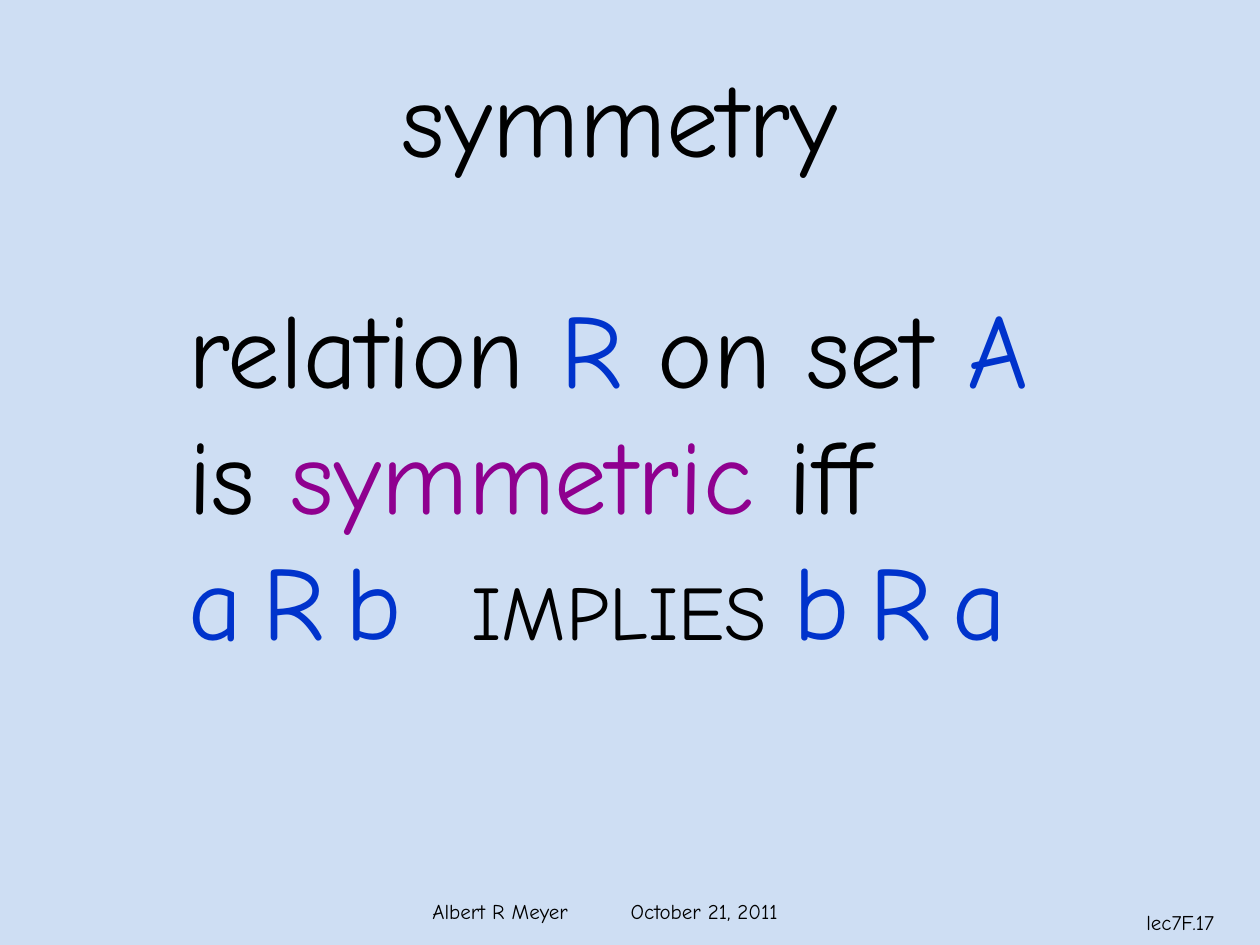
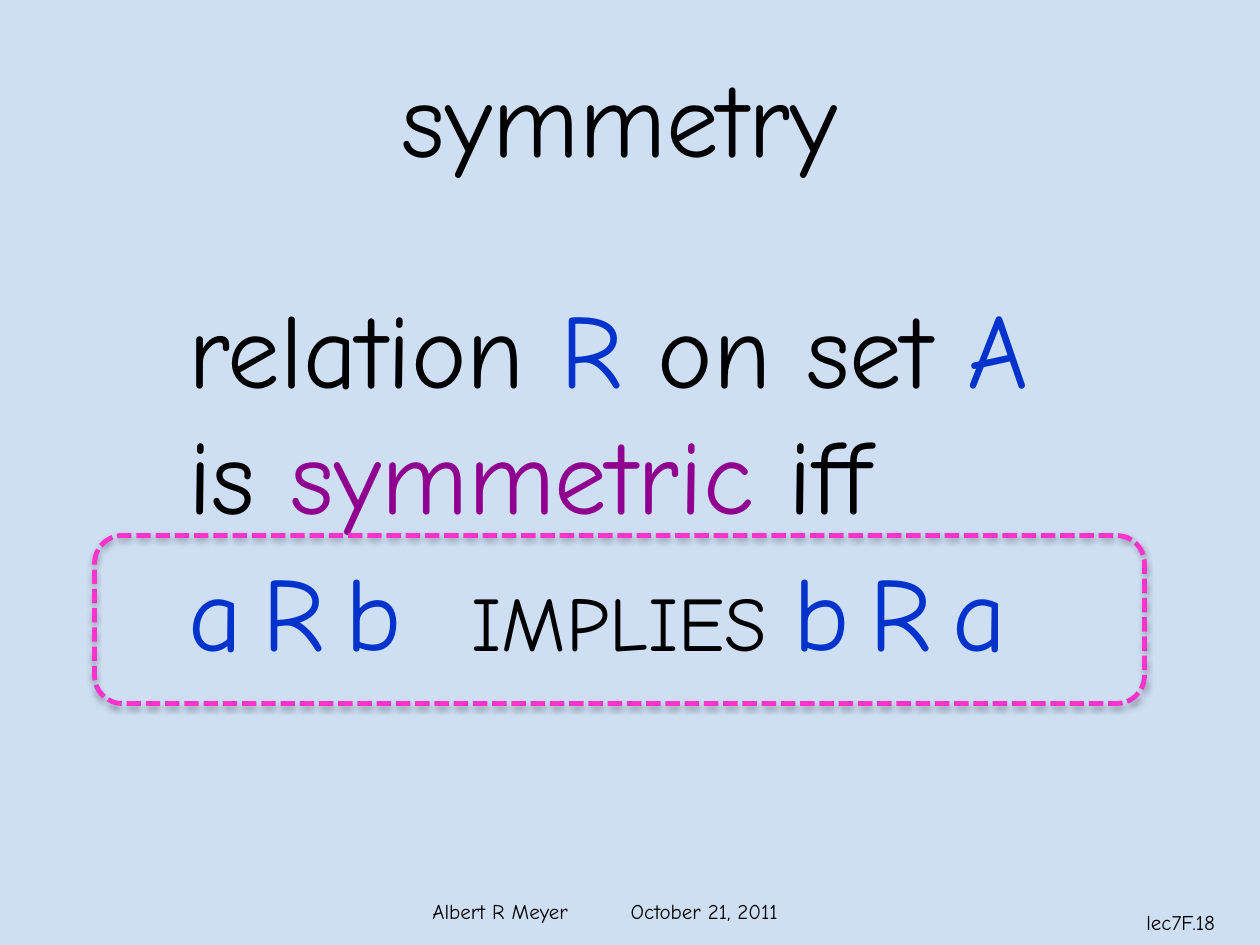
Before and after one commit to armeyer/mcs_web, a slide deck: slide 18 of fall11/slidesF11/slides7f.pptx (slide 17 before the commit). Drawn at 1260x945 pixels with LibreOffice and Linux fonts; fonts in the diff are those of the drawing; background and template pictures are left out. Boxes give left, top, right and bottom in pixels: in the first picture for what was removed or moved away, otherwise in the second. Text is boxed around its words. In the diff, an @@ line names an element or a change of style, - is before the commit and + after.

```diff
--- a/fall11/slidesF11/slides7f.pptx
+++ b/fall11/slidesF11/slides7f.pptx
@@ text at [188, 442, 1007, 653]: more space between paragraphs @@
@@ rounded rectangle added at [94, 536, 1144, 703], outline #FF33CC 2.75 pt dashed @@
@@ page number at [1146, 915, 1215, 930]: text changed @@
-lec7F.17
+lec7F.18
```
Also in this commit, not shown: 6 other slides changed, 1 slide added.
